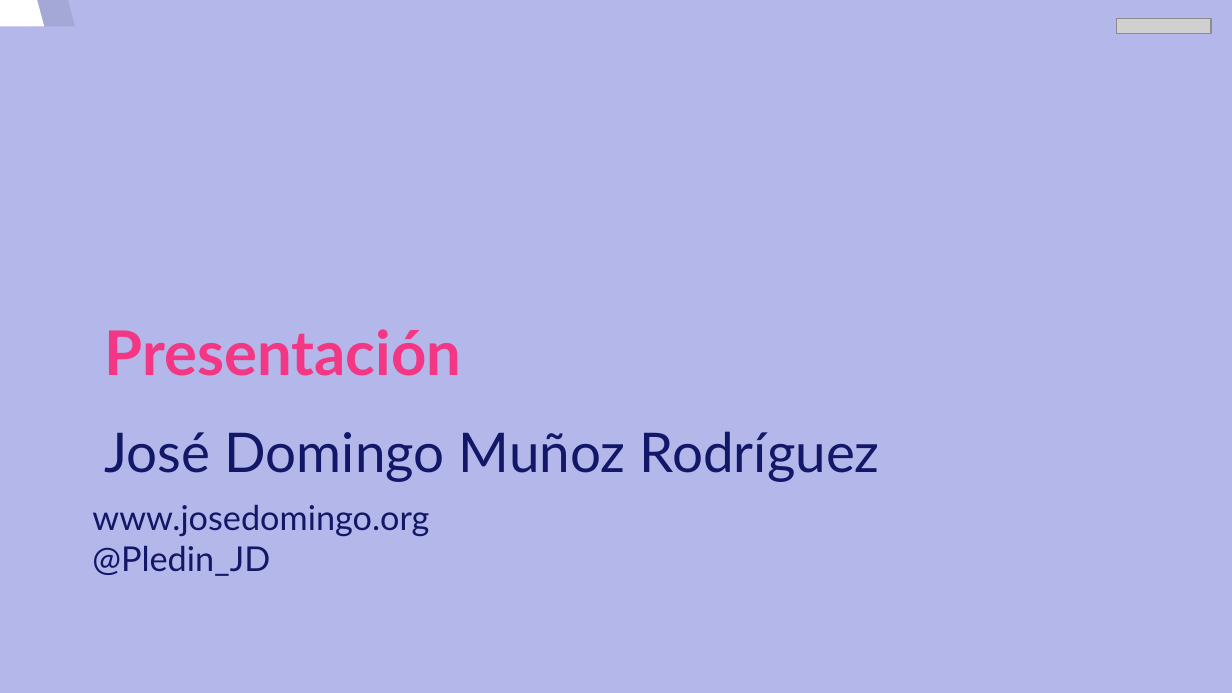
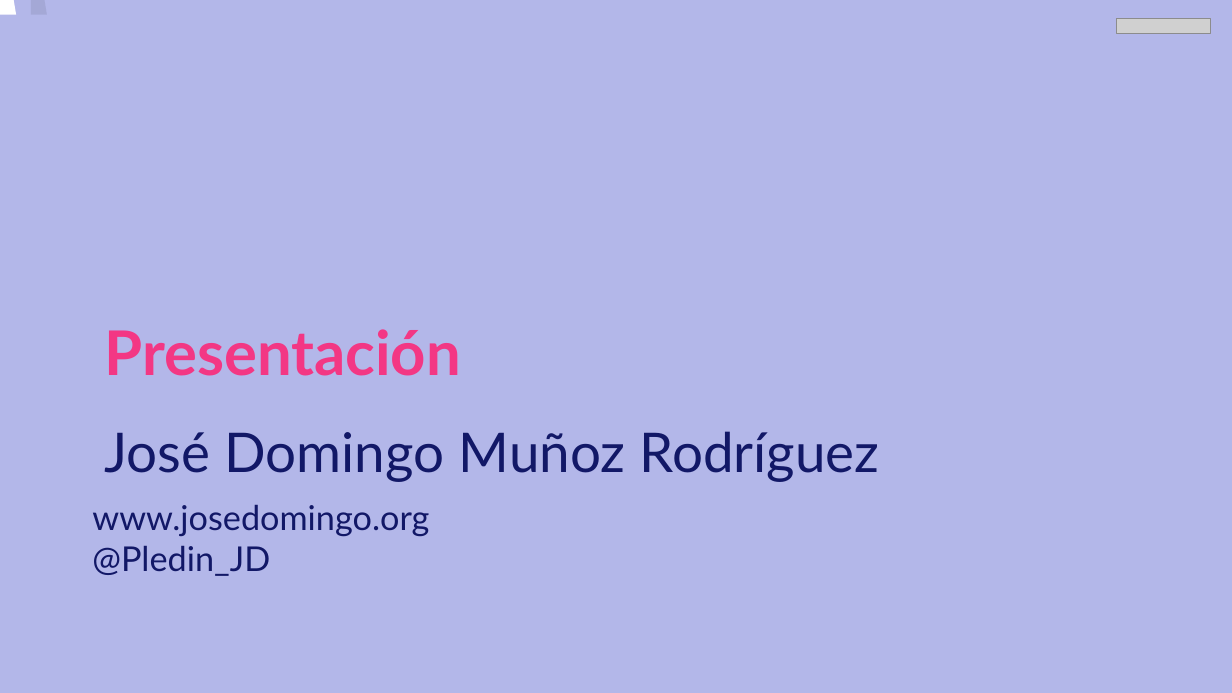
Before and after one commit to josedom24/curso_flask, a slide deck: slide 2 of curso/u0/u0.odp. Drawn at 1232x693 pixels with LibreOffice and Linux fonts; fonts in the diff are those of the drawing; grey boxes stand for pictures. Boxes give left, top, right and bottom in pixels: in the first picture for what was removed or moved away, otherwise in the second. Text is boxed around its words. In the diff, an @@ line names an element or a change of style, - is before the commit and + after.

```diff
--- a/curso/u0/u0.odp
+++ b/curso/u0/u0.odp
@@ freeform shape at [0, 0, 1109, 693]: outline redrawn @@
@@ freeform shape at [31, 0, 1140, 693]: outline redrawn @@
```
Also in this commit, not shown: 1 other slide changed, 6 slides added, 8 slides removed, 1 other file.
